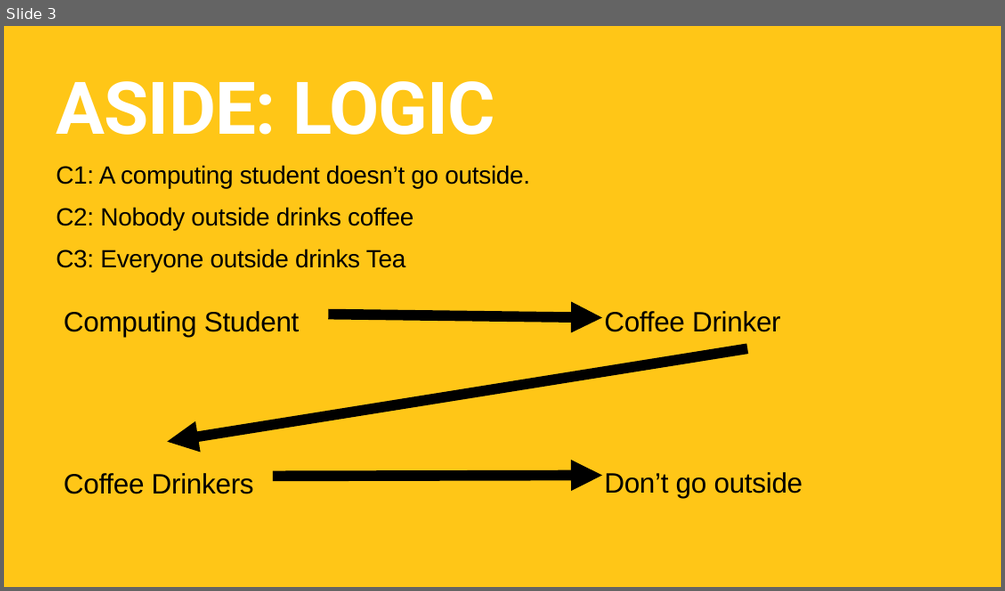
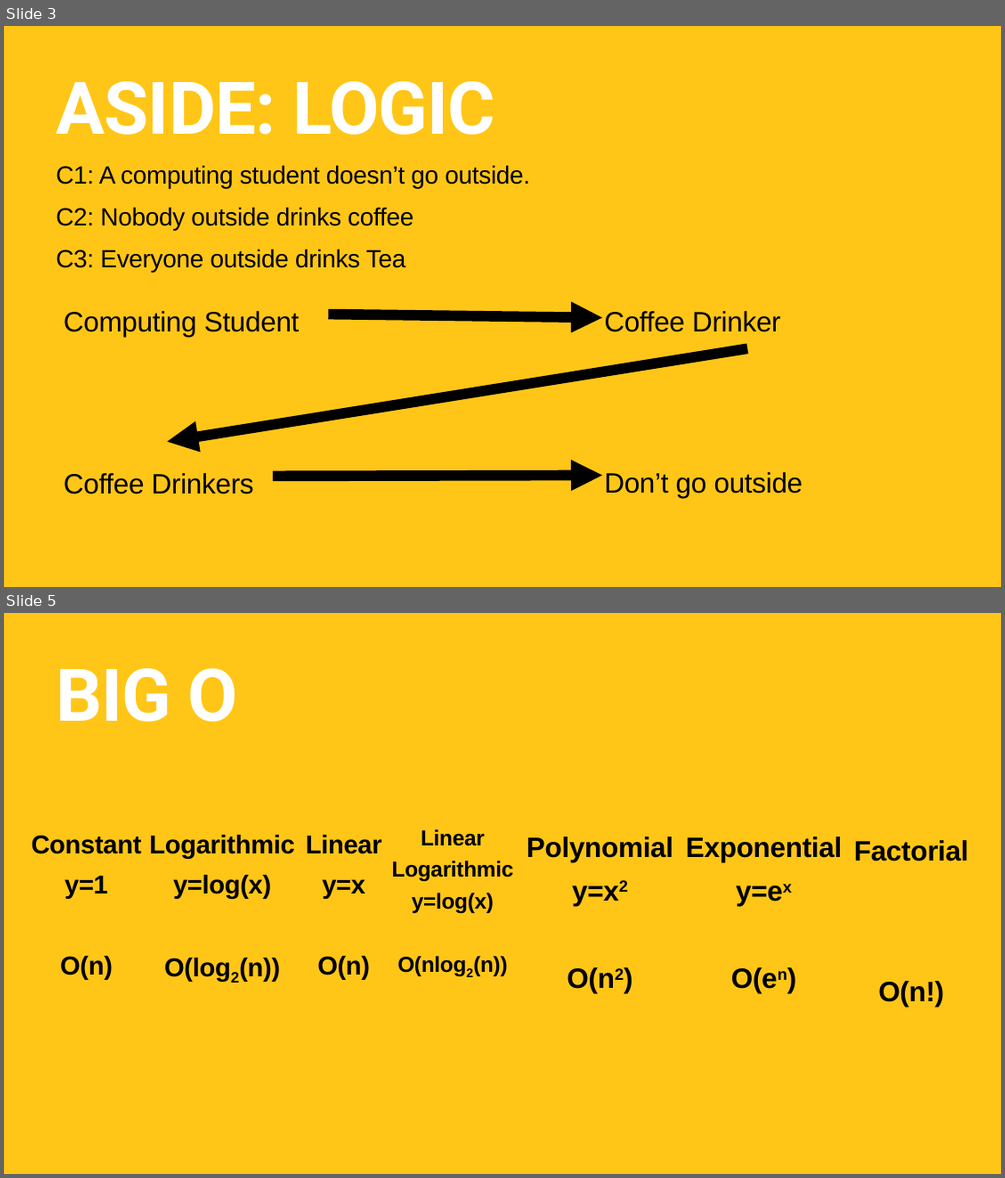
Before and after one commit to TommyWoodley/teaching, a slide deck: ALevel/BigO/BigOPresentation.pptx. Shown one above the other, each under a label of ours: slide 3 before the commit, slides 3 and 5 after it; the slides between them are not shown. The pictures are 1005x591 and 1005x1178 pixels, drawn with LibreOffice and Linux fonts; fonts in the diff are those of the drawing. Boxes give left, top, right and bottom in pixels: in the first picture for what was removed or moved away, otherwise in the second. Text is boxed around its words. In the diff, an @@ line names an element or a change of style, - is before the commit and + after.

```diff
--- a/ALevel/BigO/BigOPresentation.pptx
+++ b/ALevel/BigO/BigOPresentation.pptx
@@ slide 5 added at (4,613,1001,1174), background #FFC617 @@
@@ title added at (56,668,238,722), 140 pt, text #FFFFFF, bold @@
+BIG O
@@ text added at (32,835,142,979), 50 pt, text #000000, bold @@
+Constant
+y=1
+O(n)
@@ text added at (149,835,294,981), 50 pt, text #000000, bold @@
+Logarithmic
+y=log(x)
+O(log2(n))
@@ text added at (306,835,382,979), 50 pt, text #000000, bold @@
+Linear
+y=x
+O(n)
@@ text added at (392,829,514,976), 41.9 pt, text #000000, bold @@
+Linear
+Logarithmic
+y=log(x)
+O(nlog2(n))
@@ text added at (526,836,673,993), 54 pt, text #000000, bold @@
+Polynomial
+y=x2
+O(n2)
@@ text added at (686,836,841,993), 54 pt, text #000000, bold @@
+Exponential
+y=ex
+O(en)
@@ text added at (854,840,969,1006), 54 pt, text #000000, bold @@
+Factorial
+O(n!)
```
Also in this commit, not shown: 7 other slides added, 10 slides removed.
